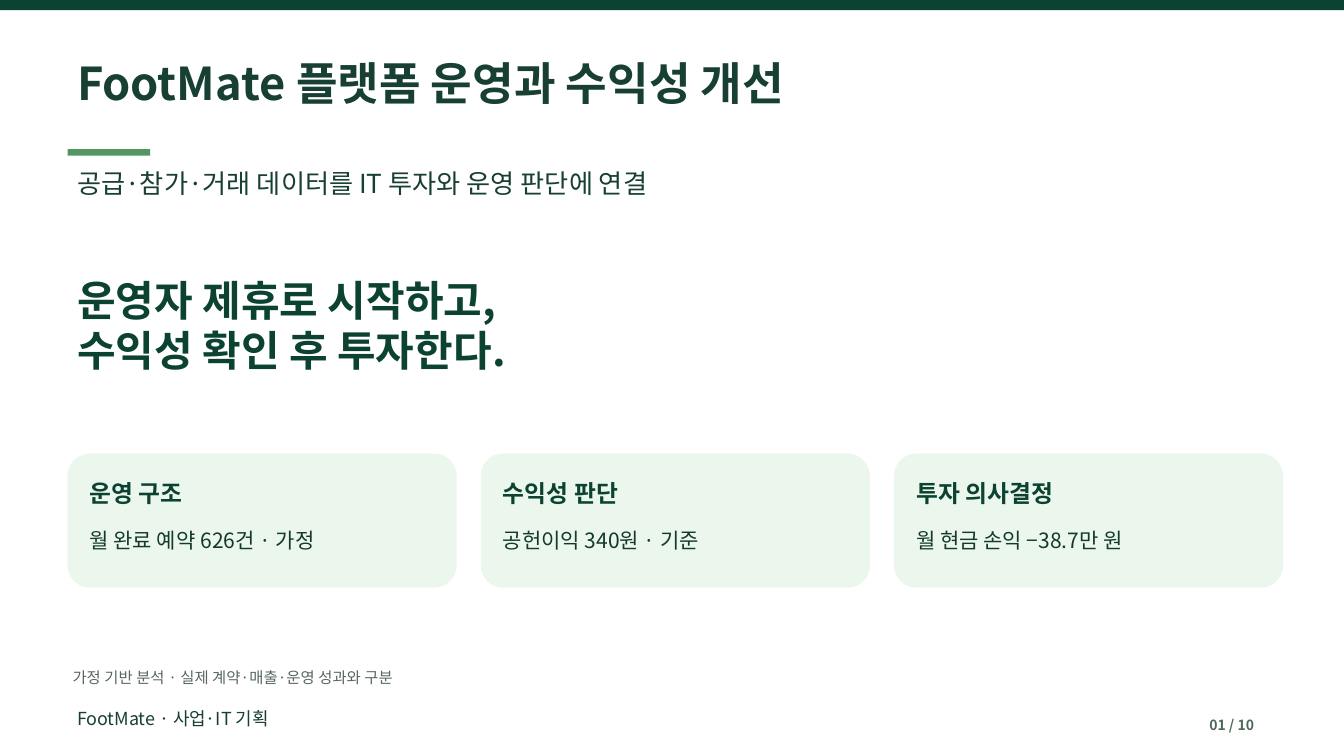
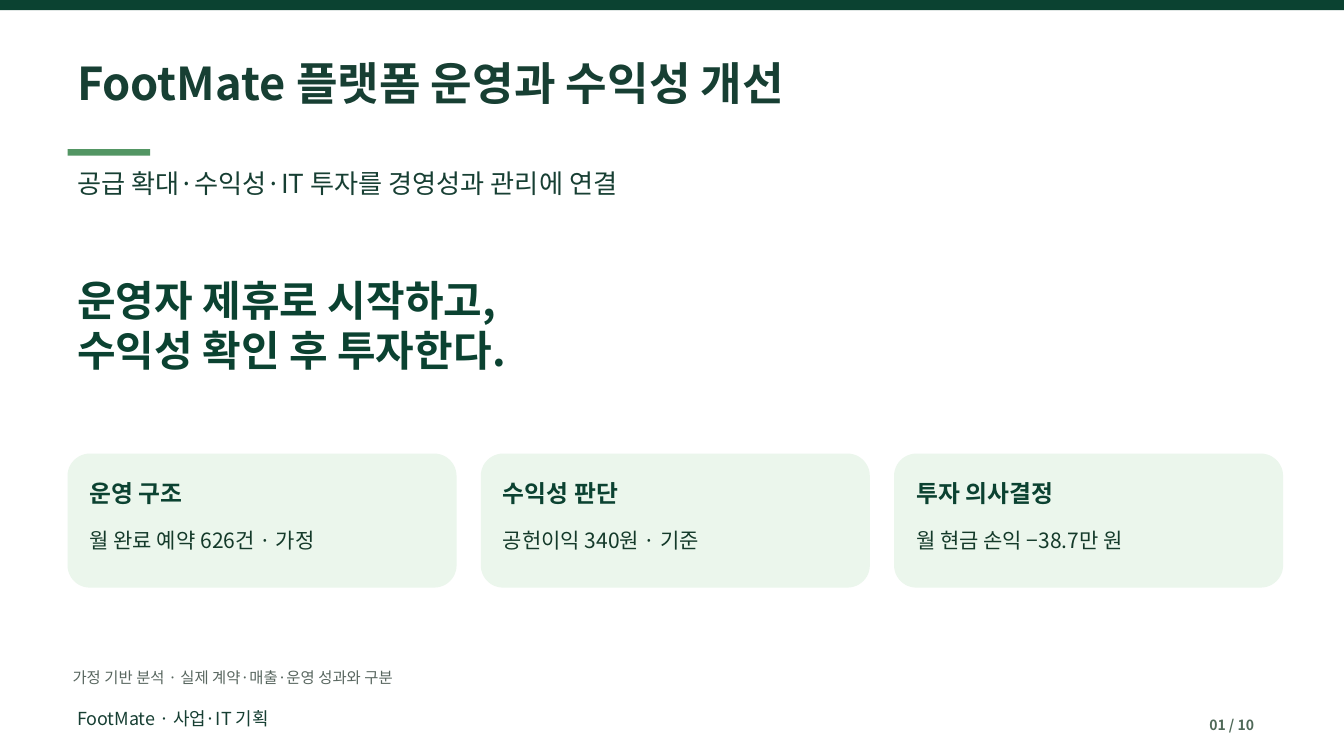
Before and after one commit to dohyunkimmm/footmate, a slide deck: slide 1 of src/case-study/downloads/footmate_report.pptx. Drawn at 1344x756 pixels with LibreOffice and Linux fonts; fonts in the diff are those of the drawing. Boxes give left, top, right and bottom in pixels: in the first picture for what was removed or moved away, otherwise in the second. Text is boxed around its words. In the diff, an @@ line names an element or a change of style, - is before the commit and + after.

Commit message:
docs: FootMate 5개년 경영전략 PPT·웹 미리보기 교체 및 Pretendard 검증
* feat: replace public FootMate 10-slide strategic deck copy and enforce Pretendard

* build: publish updated ten-slide FootMate PPTX and matching inline preview

* docs: synchronize FootMate site presentation transcript and five-year strategy editorial copy

* fix(pptx): set chart axis Pretendard via python-pptx supported properties

* docs: align FootMate presentation and slide preview images

* fix(build): keep FootMate reviewed PPTX stable on subsequent preview runs

* feat: build editable six-slide Pretendard FootMate five-year strategy appendix

* fix(build): keep FootMate appendix bytes stable on repeated previews

* build: publish six-slide Pretendard appendix with original ten-slide FootMate presentation

* docs: link FootMate five-year strategy appendix from main presentation downloads

* docs: cross-link editable five-year strategy appendix in FootMate presentation viewer

* docs: align FootMate presentation and slide preview images

* test: verify cross-file links after FootMate appendix asset publication

* test: verify FootMate third strategic appendix download without relaxing original PPT/Excel checks

* fix(finance): reconcile FootMate year-one baseline 340 KRW versus years-two-plus 940 KRW in 5-year appendix

* docs: align FootMate presentation and slide preview images

* test(font): require Pretendard in rendered ten-slide FootMate main deck and six-slide appendix

* fix(case-study): preserve original two primary download links and expose six-slide appendix separately

* fix(e2e): align FootMate three download links with reviewed browser contract

* fix(finance): FootMate 28-operator monthly profit +5,640 KRW rounds to +0.6 ten-thousand KRW

* docs: align FootMate presentation and slide preview images

* test(finance): validate year-one base and year-four break-even labels before keeping FootMate deck

---------

```diff
--- a/src/case-study/downloads/footmate_report.pptx
+++ b/src/case-study/downloads/footmate_report.pptx
@@ text at box(77, 171, 617, 195): text changed @@
-공급·참가·거래 데이터를 IT 투자와 운영 판단에 연결
+공급 확대·수익성·IT 투자를 경영성과 관리에 연결
```
Also in this commit, not shown: 2 other slides changed, 8 other files.
